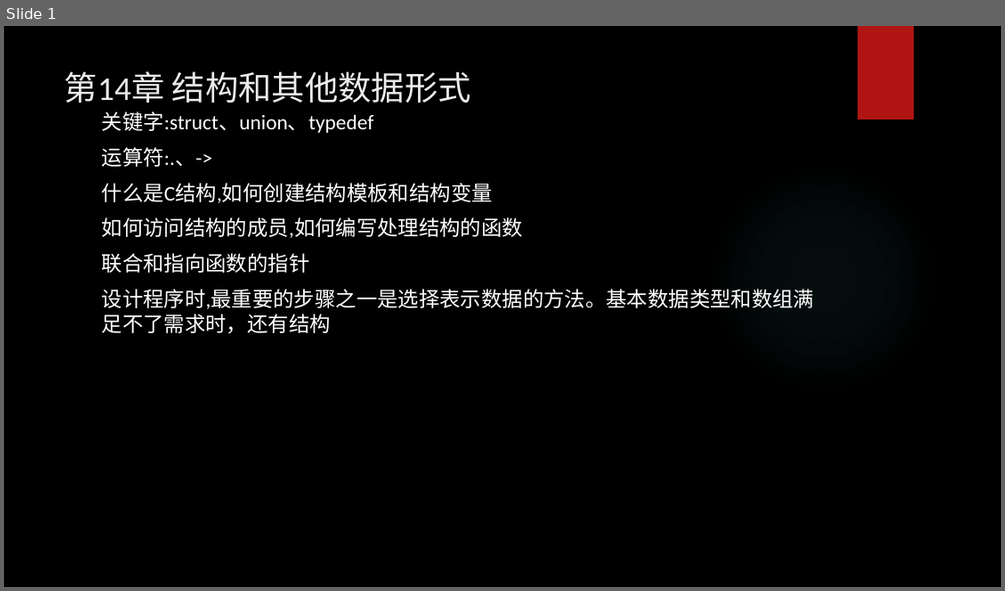
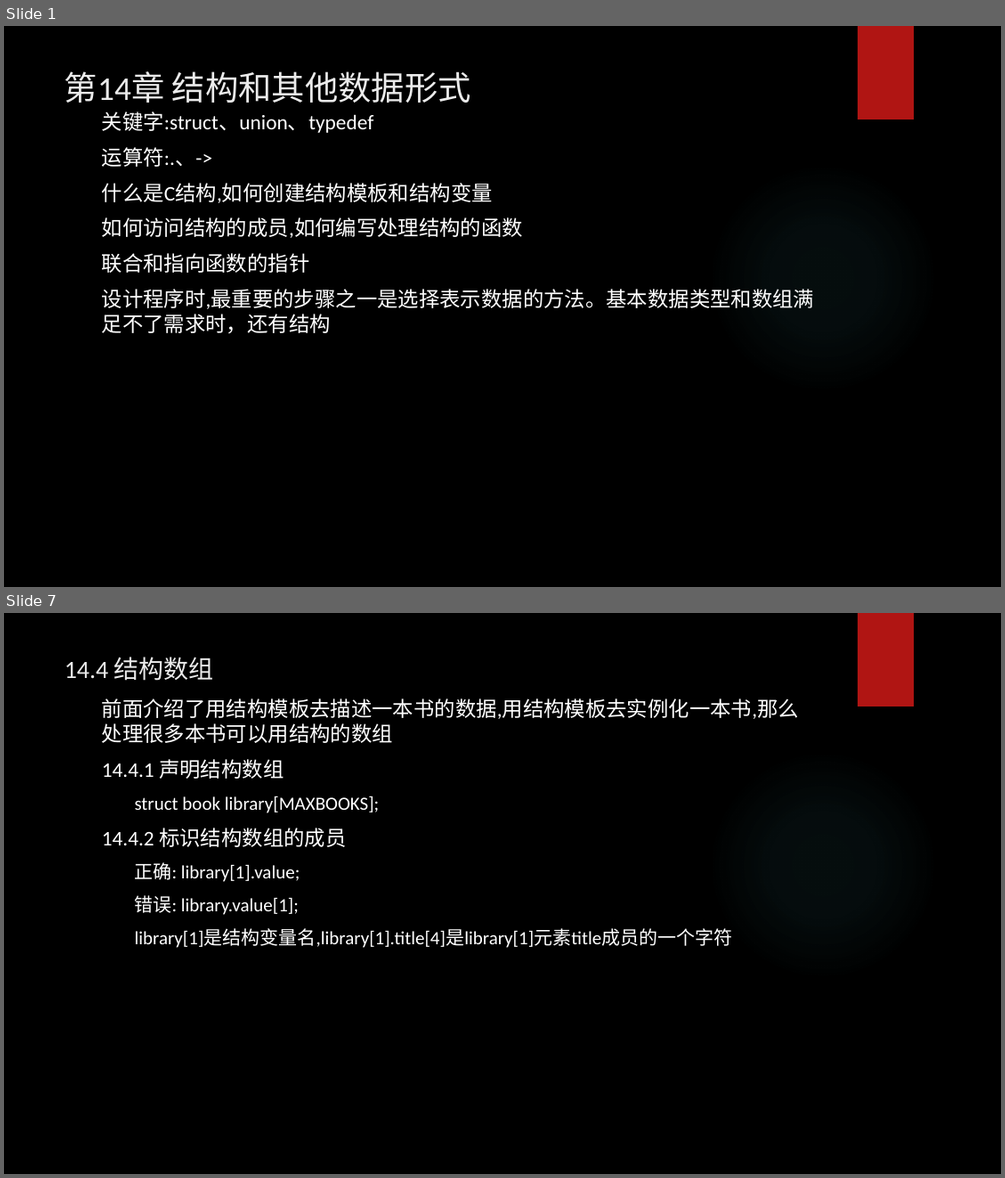
Before and after one commit to tsyin/c_ppt-code, a slide deck: PPT/14 结构和其他数据形式.pptx. Shown one above the other, each under a label of ours: slide 1 before the commit, slides 1 and 7 after it; the slides between them are not shown. The pictures are 1005x591 and 1005x1178 pixels, drawn with LibreOffice and Linux fonts; fonts in the diff are those of the drawing; background and template pictures are left out. Boxes give left, top, right and bottom in pixels: in the first picture for what was removed or moved away, otherwise in the second. Text is boxed around its words. In the diff, an @@ line names an element or a change of style, - is before the commit and + after.

```diff
--- a/PPT/14 结构和其他数据形式.pptx
+++ b/PPT/14 结构和其他数据形式.pptx
@@ slide 7 added at (4,613,1001,1174), background picture (left out); not listed: 2 template elements that a slide beside it also shows @@
@@ title added at (65,657,214,681), 24 pt, text #EBEBEB @@
+14.4 结构数组
@@ text added at (102,698,799,948), 18 pt, text #FFFFFF @@
+前面介绍了用结构模板去描述一本书的数据,用结构模板去实例化一本书,那么处理很多本书可以用结构的数组
+14.4.1 声明结构数组
+  struct book library[MAXBOOKS];
+14.4.2 标识结构数组的成员
+  正确: library[1].value;
+  错误: library.value[1];
+  library[1]是结构变量名,library[1].title[4]是library[1]元素title成员的一个字符
```
Also in this commit, not shown: 1 slide changed, 6 other slides added, 19 other files.
